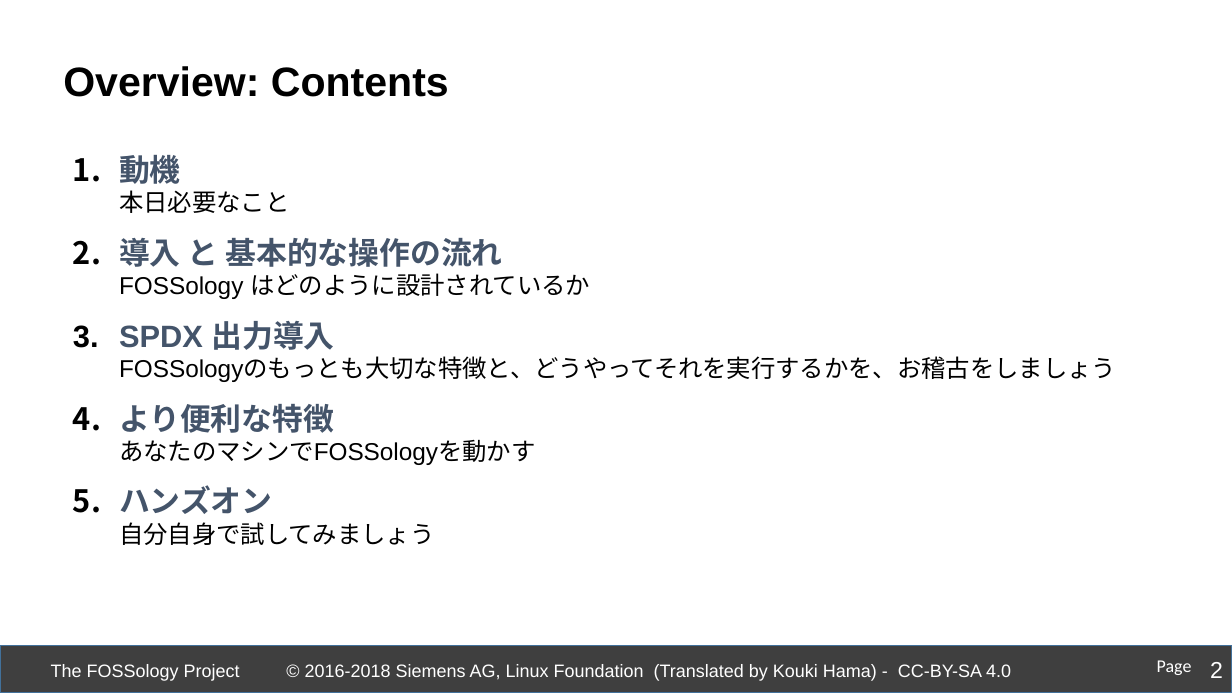
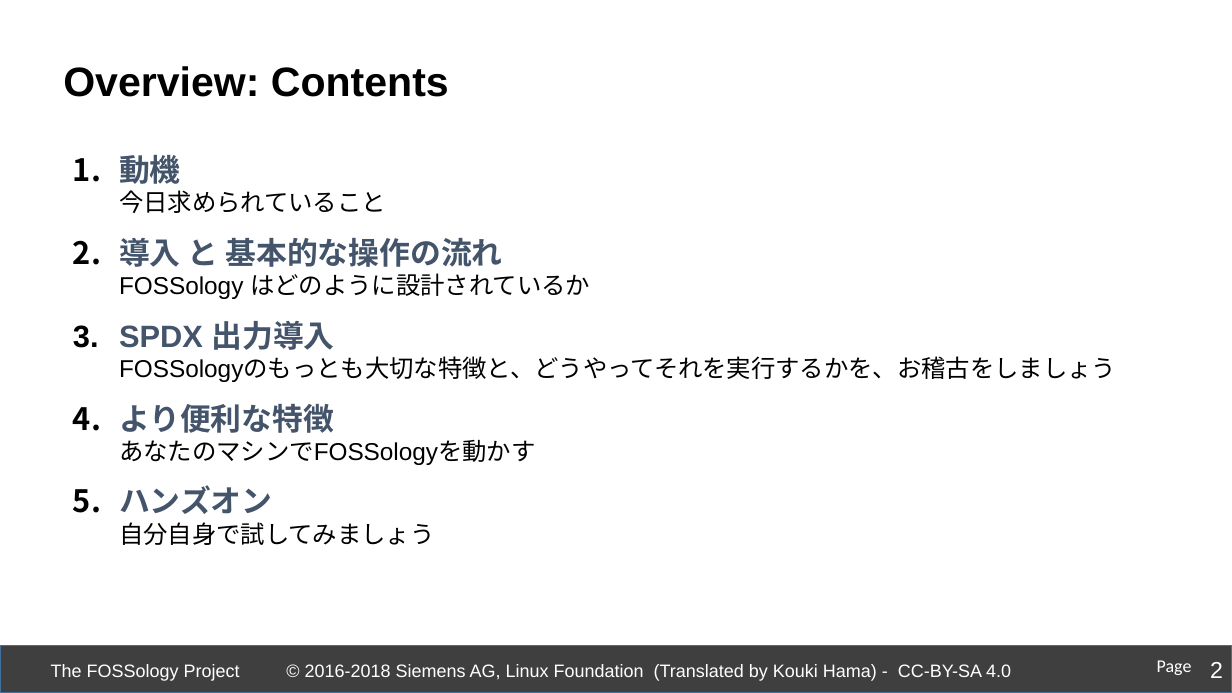
Before and after one commit to fossology/FOSSologySlides, a slide deck: slide 2 of Module-0-JPN-Introduction.pptx. Drawn at 1232x693 pixels with LibreOffice and Linux fonts; fonts in the diff are those of the drawing; background and template pictures are left out. Boxes give left, top, right and bottom in pixels: in the first picture for what was removed or moved away, otherwise in the second. Text is boxed around its words. In the diff, an @@ line names an element or a change of style, - is before the commit and + after.

```diff
--- a/Module-0-JPN-Introduction.pptx
+++ b/Module-0-JPN-Introduction.pptx
@@ text at [119, 155, 386, 213]: text changed @@
-1. 動機
-   本日必要なこと
+1. 動機
+   今日求められていること
```
Also in this commit, not shown: 1 other slide changed.
